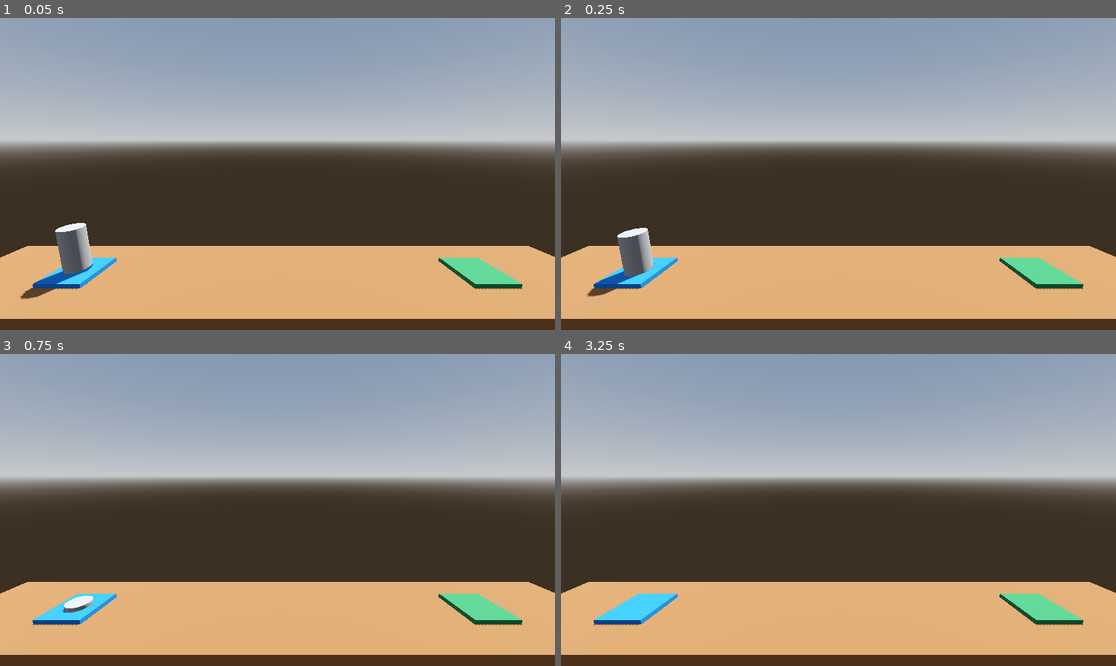
Above: before the commit, frames 1-4 (two rows, left to right).
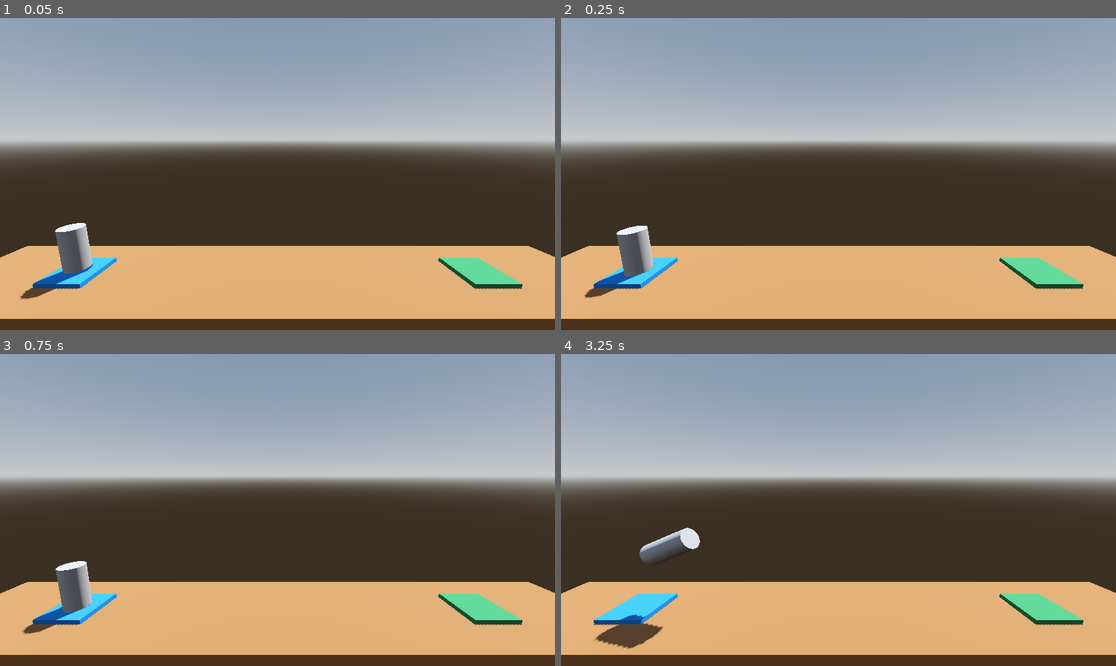
Above: after the commit, the same moments.

Repository: digdug2600/ProjectBoost
Game: Godot game, scene res://Level/level.tscn
The game is run twice, just before and just after one commit, with the same random seed, the same clock (stepped at 60 frames per second) and the same inputs.
Inputs:
- Up to frame 1 (0.05 s): no input
- Up to frame 2 (0.25 s): no input
- Up to frame 3 (0.75 s): tap Enter (ui_accept) at 0.5 s; hold Right (ui_right) from 0.53 s (still down); hold Enter (ui_accept) from 0.53 s (still down)
- Up to frame 4 (3.25 s): release Right (ui_right) at 1.28 s; release Enter (ui_accept) at 1.28 s; hold Left (ui_left) 1.28-2.03 s; tap Enter (ui_accept) at 1.35, 1.52, 1.82, 2.85, 3.02 s; hold Enter (ui_accept) 2.03-2.78 s; hold Right (ui_right) from 2.03 s (still down)

Frame 1 is identical in both runs. In frame 2, 0.1% of the frame differs, in the area x 4-16%, y 66-90%; in frame 3, 1.1%; in frame 4, 1.3%, in the area x 5-26%, y 55-95%.

Commit message:
added collision to rigid bodies

Diff:
--- a/Level/level.tscn
+++ b/Level/level.tscn
@@ -35,16 +35,19 @@
 
 [node name="Floor" type="CSGBox3D" parent="."]
 transform = Transform3D(1, 0, 0, 0, 1, 0, 0, 0, 1, 0, -4, 0)
+use_collision = true
 size = Vector3(30, 8, 5)
 material = SubResource("StandardMaterial3D_psntk")
 
 [node name="LaunchPad" type="CSGBox3D" parent="."]
 transform = Transform3D(1, 0, 0, 0, 1, 0, 0, 0, 1, -9.46877, 0, 0)
+use_collision = true
 size = Vector3(2, 0.4, 2)
 material = SubResource("StandardMaterial3D_c6vq3")
 
 [node name="CSGBox3D" type="CSGBox3D" parent="."]
 transform = Transform3D(1, 0, 0, 0, 1, 0, 0, 0, 1, 9.40212, 0, 0)
+use_collision = true
 size = Vector3(2, 0.4, 2)
 material = SubResource("StandardMaterial3D_b2mqn")
 
--- a/Player.gd
+++ b/Player.gd
@@ -5,7 +5,7 @@
 # Called every frame. 'delta' is the elapsed time since the previous frame.
 func _process(delta: float) -> void:
 	if Input.is_action_pressed("ui_accept"):
-		apply_central_force(Vector3.UP * delta * 1000.0)
+		apply_central_force(basis.y * delta * 1000.0)
 
 	if Input.is_action_pressed("ui_left"):
 		apply_torque(Vector3(0.0, 0.0, 100.0 * delta))
